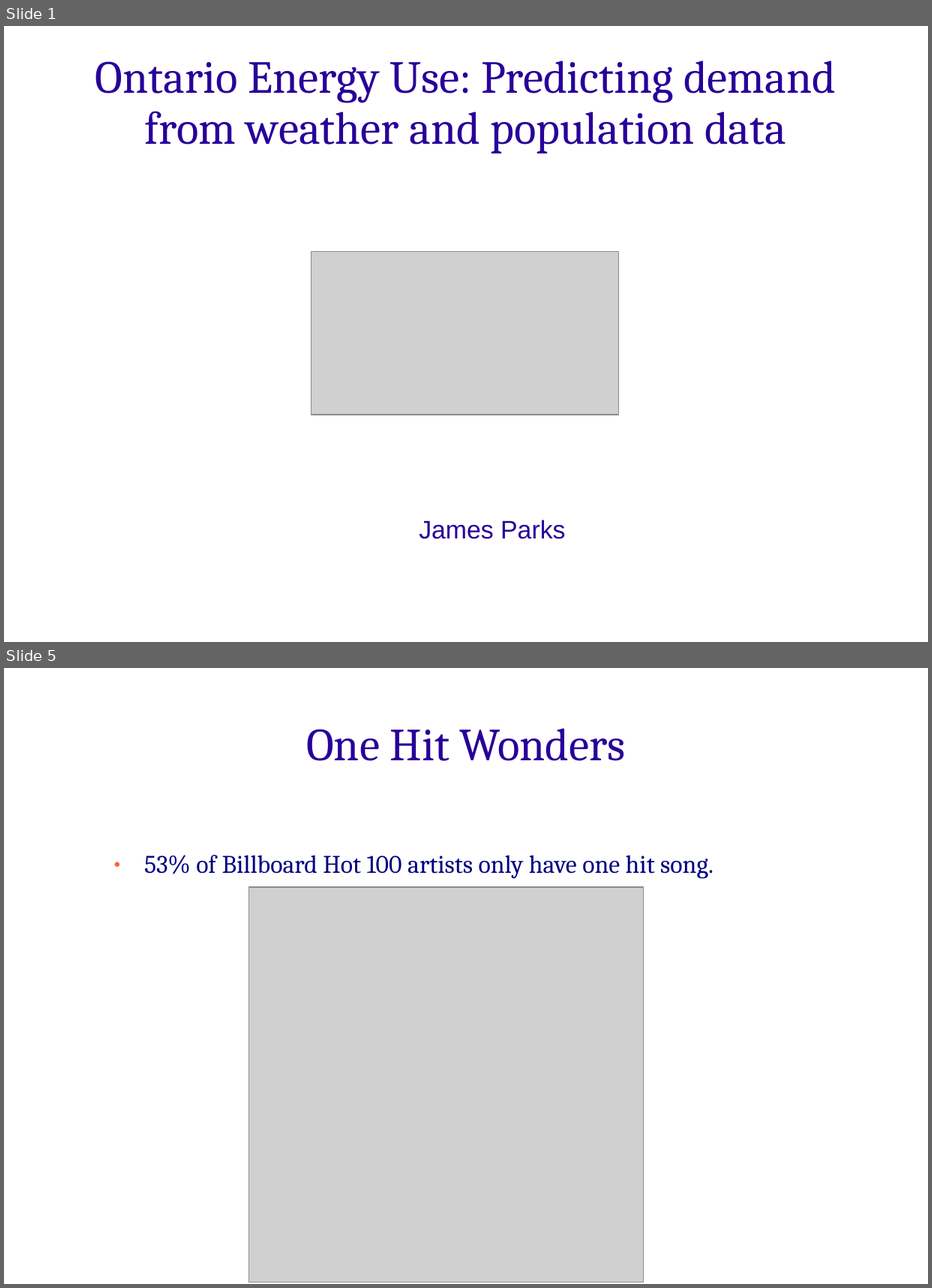
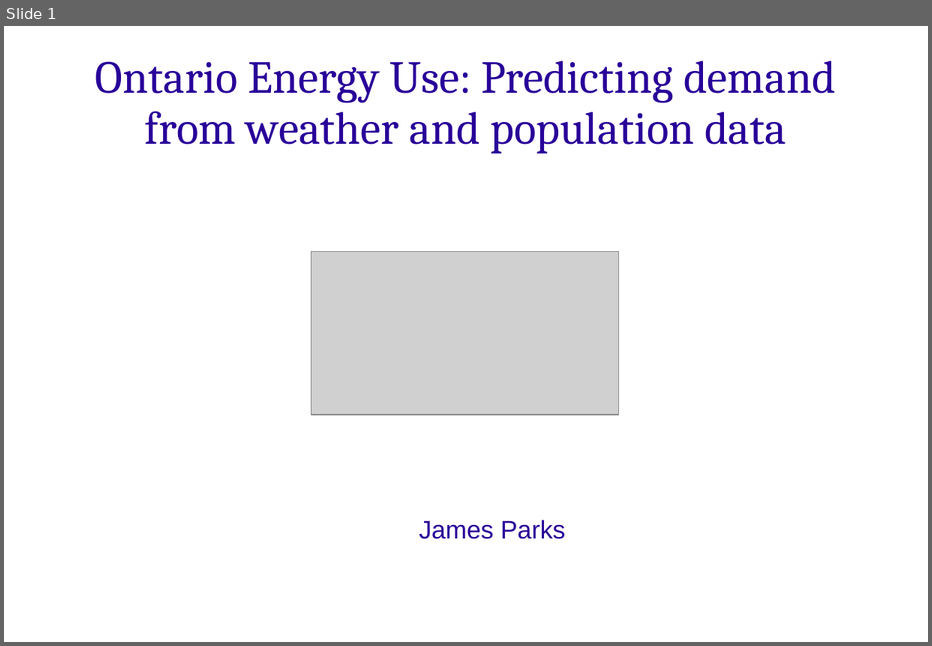
Before and after one commit to james-parks/Project2, a slide deck: capstone_project_presentation_energy.ppt. Shown one above the other, each under a label of ours: slides 1 and 5 before the commit, slide 1 after it; the slides between them are not shown. The pictures are 932x1288 and 932x646 pixels, drawn with LibreOffice and Linux fonts; fonts in the diff are those of the drawing; grey boxes stand for pictures; background and template pictures are left out. Boxes give left, top, right and bottom in pixels: in the first picture for what was removed or moved away, otherwise in the second. Text is boxed around its words. In the diff, an @@ line names an element or a change of style, - is before the commit and + after.

```diff
--- a/capstone_project_presentation_energy.ppt
+++ b/capstone_project_presentation_energy.ppt
@@ slide 5 removed at [4, 668, 928, 1284], background picture (left out) @@
@@ text removed at [306, 728, 625, 761] @@
-One Hit Wonders
@@ text removed at [144, 855, 714, 879] @@
-● 53% of Billboard Hot 100 artists only have one hit song.
@@ picture removed at [248, 887, 643, 1282] @@
```
Also in this commit, not shown: 1 slide changed, 10 slides added, 11 other slides removed, 2 other files.
